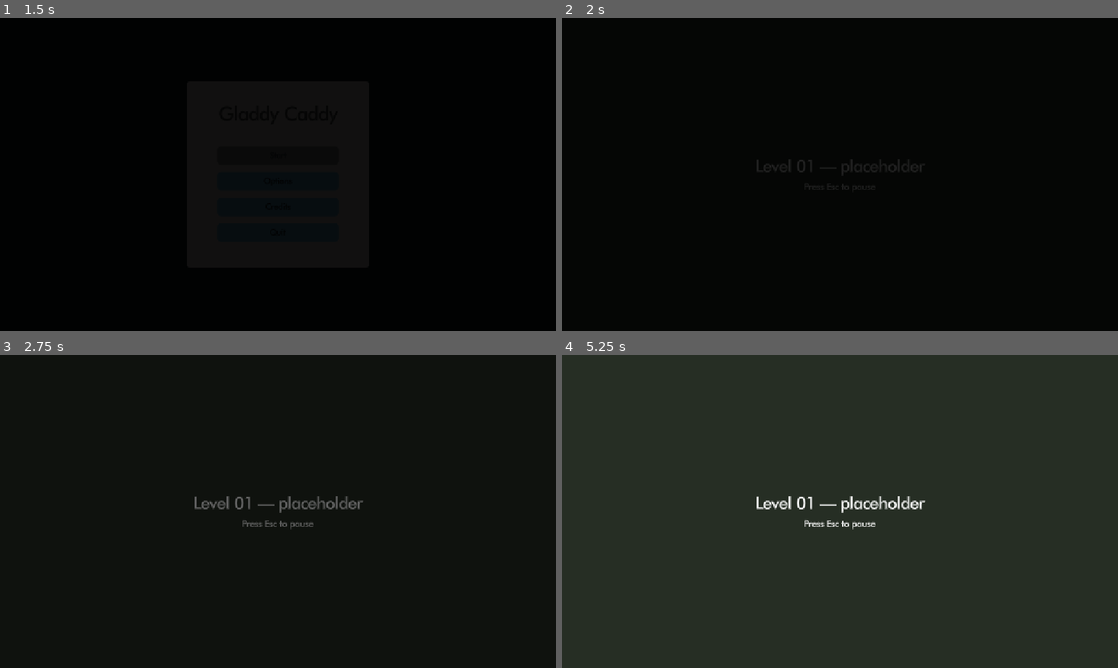
Above: before the commit, frames 1-4 (two rows, left to right).
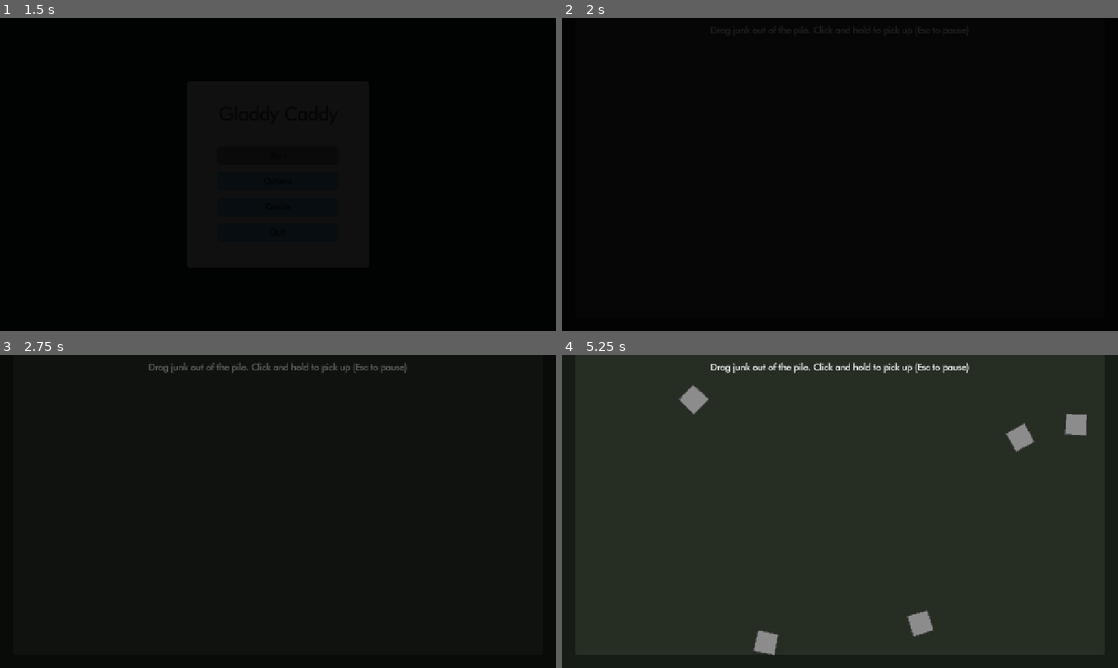
Above: after the commit, the same moments.

Repository: Screwloose-Games/-Pig-Squad-Summer-Slow-Jam-July-2026
Game: Godot game, scene res://common/ui/main_menu/main_menu.tscn
Two runs of this game, one before a commit and one after it. Both use one fixed random seed, a clock stepped at 60 frames per second and the inputs below.
Inputs (mouse positions are in pixels of both pictures, inside the frame that each line leads up to):
- Up to frame 1 (1.5 s): click "Start" at 0.5 s; click "Start" at 1.25 s
- Up to frame 2 (2 s): no input
- Up to frame 3 (2.75 s): tap Enter at 2 s; move the mouse to (400, 495) at 2.02 s; hold Up (ui_up) from 2.03 s (still down); click (400, 495) at 2.17 s
- Up to frame 4 (5.25 s): release Up (ui_up) at 2.75 s; drag from (728, 527) to (812, 574) at 2.77 s; move the mouse to (895, 442) at 3.52 s; hold Up (ui_up) 3.53-4.25 s; click (895, 442) at 3.67 s; drag from (812, 574) to (673, 464) at 4.27 s; move the mouse to (1006, 558) at 5.02 s; hold Down (ui_down) from 5.03 s (still down); click (1006, 558) at 5.17 s

Frame 1 is identical in both runs. In frame 2, 0.2% of the frame differs, in the area x 27-73%, y 2-56%; in frame 3, 1.0%; in frame 4, 2.6%, in the area x 21-95%, y 2-96%.

Commit message:
added junk, junk spawning, junk dragging

Diff:
--- /dev/null
+++ b/junk/drag_controller.gd
@@ -0,0 +1,69 @@
+extends Node2D
+
+## Handles mouse dragging of junk.
+##
+## Kept separate from JunkItem for the following reasons:
+## 1. Resolves multi-object clicks (currently an edge case but also future proof if we add z-indexing)
+## 2. Drag state handling: there can only be 1 dragged object at a time
+## 3. Better to do input handling once in one place versus potentially multiplied over many junk objects
+##
+## The carried junk is driven toward the cursor by a spring force that is clamped to max_force.
+## The clamp is key: just enough force to nudge junk but not enough to lift it.
+
+## Pull strength toward the cursor (per pixel of offset).
+@export var stiffness: float = 120.0
+## Velocity damping to prevent overshoot/wobble (unless we want this?).
+@export var damping: float = 12.0
+## Hard cap on drag force. Tune so a carried piece shoves loose junk but cannot lift junk if buried.
+@export var max_force: float = 6000.0
+
+var _dragged: JunkItem = null
+
+
+# Use _input (not _unhandled_input) so the click is seen before the viewport's
+# physics object picking or any Control can consume it.
+func _input(event: InputEvent) -> void:
+	if event is InputEventMouseButton and event.button_index == MOUSE_BUTTON_LEFT:
+		if event.pressed:
+			_try_pick()
+		else:
+			_release()
+
+
+func _physics_process(_delta: float) -> void:
+	if _dragged == null:
+		return
+	if not is_instance_valid(_dragged):
+		_dragged = null
+		return
+	var target := get_global_mouse_position()
+	var force := (target - _dragged.global_position) * stiffness - _dragged.linear_velocity * damping
+	force = force.limit_length(max_force)
+	_dragged.apply_central_force(force)
+
+
+func _try_pick() -> void:
+	var space := get_world_2d().direct_space_state
+	var params := PhysicsPointQueryParameters2D.new()
+	params.position = get_global_mouse_position()
+	params.collide_with_bodies = true
+	var hits := space.intersect_point(params, 32)
+
+	# Among the pieces under the cursor, grab the one drawn on top (latest sibling).
+	var best: JunkItem = null
+	var best_order := -1
+	for hit in hits:
+		var collider = hit.collider
+		if collider is JunkItem and collider.get_index() > best_order:
+			best_order = collider.get_index()
+			best = collider
+
+	if best != null:
+		_dragged = best
+		_dragged.set_carried(true)
+
+
+func _release() -> void:
+	if _dragged != null:
+		_dragged.set_carried(false)
+		_dragged = null
--- /dev/null
+++ b/junk/junk_item.gd
@@ -0,0 +1,37 @@
+class_name JunkItem
+extends RigidBody2D
+
+## A single piece of junk. Heavy and hard to shove when resting in the pile;
+## light and easy to lift while carried by the mouse (see DragController).
+
+# Mass difference so carried object can hardly move uncarried object
+@export var heavy_mass: float = 4.0
+@export var carried_mass: float = 0.4
+
+# Gravity difference so carried object can be lifted easily, others behave normally
+@export var heavy_gravity_scale: float = 1.0
+@export var carried_gravity_scale: float = 0.15
+
+var is_carried: bool = false
+
+
+func _ready() -> void:
+	add_to_group("junk")
+	_apply_heavy()
+	rotation = randf_range(-PI, PI)
+
+
+## Called by the DragController on pickup/release to swap between the
+## light (carried) and heavy (resting) physics profiles.
+func set_carried(carried: bool) -> void:
+	is_carried = carried
+	if carried:
+		mass = carried_mass
+		gravity_scale = carried_gravity_scale
+	else:
+		_apply_heavy()
+
+
+func _apply_heavy() -> void:
+	mass = heavy_mass
+	gravity_scale = heavy_gravity_scale
--- /dev/null
+++ b/junk/junk_item.tscn
@@ -0,0 +1,29 @@
+[gd_scene format=3 uid="uid://c7k3n8junkit0"]
+
+[ext_resource type="Script" uid="uid://q86mro2uxxnw" path="res://junk/junk_item.gd" id="1_script"]
+
+[sub_resource type="RectangleShape2D" id="RectangleShape2D_1"]
+size = Vector2(48, 48)
+
+[sub_resource type="PhysicsMaterial" id="PhysicsMaterial_1"]
+friction = 0.6
+bounce = 0.0
+
+[node name="JunkItem" type="RigidBody2D"]
+mass = 4.0
+physics_material_override = SubResource("PhysicsMaterial_1")
+linear_damp = 1.5
+angular_damp = 3.0
+script = ExtResource("1_script")
+
+[node name="Sprite" type="Polygon2D" parent="."]
+color = Color(0.55, 0.55, 0.55, 1)
+polygon = PackedVector2Array(-24, -24, 24, -24, 24, 24, -24, 24)
+
+[node name="Outline" type="Line2D" parent="."]
+points = PackedVector2Array(-24, -24, 24, -24, 24, 24, -24, 24, -24, -24)
+width = 2.0
+default_color = Color(0.32, 0.32, 0.32, 1)
+
+[node name="CollisionShape2D" type="CollisionShape2D" parent="."]
+shape = SubResource("RectangleShape2D_1")
--- /dev/null
+++ b/junk/junk_spawner.gd
@@ -0,0 +1,66 @@
+class_name JunkSpawner
+extends Marker2D
+
+## Periodically lobs junk into the arena with variation in angle, speed and spin.
+## Place one on each side; the right-hand one uses flip_horizontal to throw inward.
+
+@export var junk_scene: PackedScene
+## Where spawned junk is parented. Should be a shared container in the level,
+## NOT this spawner, so items don't move if the spawner ever moves.
+@export var spawn_container_path: NodePath
+
+@export_group("Timing")
+@export var spawn_interval: float = 1.2
+@export var interval_jitter: float = 0.4
+
+@export_group("Throw")
+@export var speed_min: float = 500.0
+@export var speed_max: float = 900.0
+## Aim cone in degrees. 0 = straight right; negative aims upward
+@export var angle_min_deg: float = -60.0
+@export var angle_max_deg: float = -25.0
+## Mirror the aim cone horizontally (use on a right-side spawner throwing left).
+@export var flip_horizontal: bool = false
+@export var spawn_angular_velocity: float = 6.0
+
+@export var spawning_enabled: bool = true
+
+@onready var _timer: Timer = $Timer
+var _container: Node
+
+
+func _ready() -> void:
+	if junk_scene == null:
+		junk_scene = preload("res://junk/junk_item.tscn")
+	_container = get_node_or_null(spawn_container_path)
+	if _container == null:
+		_container = get_parent()
+	_timer.timeout.connect(_on_timer_timeout)
+	_restart_timer()
+
+
+func _restart_timer() -> void:
+	var jitter := randf_range(-interval_jitter, interval_jitter)
+	_timer.start(maxf(0.05, spawn_interval + jitter))
+
+
+func _on_timer_timeout() -> void:
+	if spawning_enabled:
+		_spawn_one()
+	_restart_timer()
+
+
+func _spawn_one() -> void:
+	var junk := junk_scene.instantiate()
+	_container.add_child(junk)
+	junk.global_position = global_position
+
+	var angle := deg_to_rad(randf_range(angle_min_deg, angle_max_deg))
+	var dir := Vector2.RIGHT.rotated(angle)
+	if flip_horizontal:
+		dir.x = -dir.x
+	var speed := randf_range(speed_min, speed_max)
+
+	if junk is RigidBody2D:
+		junk.linear_velocity = dir * speed
+		junk.angular_velocity = randf_range(-spawn_angular_velocity, spawn_angular_velocity)
--- /dev/null
+++ b/junk/junk_spawner.tscn
@@ -0,0 +1,10 @@
+[gd_scene format=3 uid="uid://b2naspawner00"]
+
+[ext_resource type="Script" uid="uid://b5yvqshj7pxwj" path="res://junk/junk_spawner.gd" id="1_script"]
+[ext_resource type="PackedScene" uid="uid://c7k3n8junkit0" path="res://junk/junk_item.tscn" id="2_junk"]
+
+[node name="JunkSpawner" type="Marker2D"]
+script = ExtResource("1_script")
+junk_scene = ExtResource("2_junk")
+
+[node name="Timer" type="Timer" parent="."]
--- a/levels/level_01/level_01.tscn
+++ b/levels/level_01/level_01.tscn
@@ -1,16 +1,25 @@
 [gd_scene format=3 uid="uid://dn2nfv67cuiqq"]
 
-[ext_resource type="Script" path="res://levels/level_01/level_01.gd" id="1_script"]
+[ext_resource type="Script" uid="uid://bltmhcpqb43f6" path="res://levels/level_01/level_01.gd" id="1_script"]
 [ext_resource type="PackedScene" uid="uid://b8b6q7g4bsaw5" path="res://common/ui/pause_menu/pause_menu.tscn" id="2_pause"]
+[ext_resource type="PackedScene" uid="uid://b2naspawner00" path="res://junk/junk_spawner.tscn" id="3_spawner"]
+[ext_resource type="Script" uid="uid://d31e1eo7jxguu" path="res://junk/drag_controller.gd" id="4_drag"]
+
+[sub_resource type="RectangleShape2D" id="floor_shape"]
+size = Vector2(1280, 60)
+
+[sub_resource type="RectangleShape2D" id="wall_shape"]
+size = Vector2(40, 720)
 
 [node name="Level01" type="Node2D"]
 script = ExtResource("1_script")
 
 [node name="Camera2D" type="Camera2D" parent="."]
 
-[node name="UI" type="CanvasLayer" parent="."]
+[node name="BackgroundLayer" type="CanvasLayer" parent="."]
+layer = -1
 
-[node name="Background" type="ColorRect" parent="UI"]
+[node name="Background" type="ColorRect" parent="BackgroundLayer"]
 anchors_preset = 15
 anchor_right = 1.0
 anchor_bottom = 1.0
@@ -18,27 +27,56 @@
 grow_vertical = 2
 color = Color(0.14902, 0.180392, 0.141176, 1)
 
-[node name="CenterContainer" type="CenterContainer" parent="UI"]
-anchors_preset = 15
+[node name="Arena" type="StaticBody2D" parent="."]
+
+[node name="FloorVisual" type="Polygon2D" parent="Arena"]
+color = Color(0.09, 0.11, 0.09, 1)
+polygon = PackedVector2Array(-640, 330, 640, 330, 640, 390, -640, 390)
+
+[node name="Floor" type="CollisionShape2D" parent="Arena"]
+position = Vector2(0, 360)
+shape = SubResource("floor_shape")
+
+[node name="LeftWallVisual" type="Polygon2D" parent="Arena"]
+color = Color(0.09, 0.11, 0.09, 1)
+polygon = PackedVector2Array(-650, -360, -610, -360, -610, 360, -650, 360)
+
+[node name="LeftWall" type="CollisionShape2D" parent="Arena"]
+position = Vector2(-630, 0)
+shape = SubResource("wall_shape")
+
+[node name="RightWallVisual" type="Polygon2D" parent="Arena"]
+color = Color(0.09, 0.11, 0.09, 1)
+polygon = PackedVector2Array(610, -360, 650, -360, 650, 360, 610, 360)
+
+[node name="RightWall" type="CollisionShape2D" parent="Arena"]
+position = Vector2(630, 0)
+shape = SubResource("wall_shape")
+
+[node name="JunkContainer" type="Node2D" parent="."]
+
+[node name="Spawner_L" parent="." instance=ExtResource("3_spawner")]
+position = Vector2(-560, -180)
+spawn_container_path = NodePath("../JunkContainer")
+
+[node name="Spawner_R" parent="." instance=ExtResource("3_spawner")]
+position = Vector2(560, -180)
+spawn_container_path = NodePath("../JunkContainer")
+flip_horizontal = true
+
+[node name="DragController" type="Node2D" parent="."]
+script = ExtResource("4_drag")
+
+[node name="UI" type="CanvasLayer" parent="."]
+
+[node name="HintLabel" type="Label" parent="UI"]
+anchors_preset = 10
 anchor_right = 1.0
-anchor_bottom = 1.0
+offset_top = 16.0
+offset_bottom = 46.0
 grow_horizontal = 2
-grow_vertical = 2
-
-[node name="VBoxContainer" type="VBoxContainer" parent="UI/CenterContainer"]
-layout_mode = 2
-theme_override_constants/separation = 12
-
-[node name="TitleLabel" type="Label" parent="UI/CenterContainer/VBoxContainer"]
-layout_mode = 2
-theme_override_font_sizes/font_size = 36
-text = "Level 01 — placeholder"
-horizontal_alignment = 1
-
-[node name="HintLabel" type="Label" parent="UI/CenterContainer/VBoxContainer"]
-layout_mode = 2
 theme_override_font_sizes/font_size = 20
-text = "Press Esc to pause"
+text = "Drag junk out of the pile. Click and hold to pick up (Esc to pause)"
 horizontal_alignment = 1
 
 [node name="PauseMenu" parent="." instance=ExtResource("2_pause")]
Not shown, added: junk/drag_controller.gd.uid
Not shown, added: junk/junk_item.gd.uid
Not shown, added: junk/junk_spawner.gd.uid
